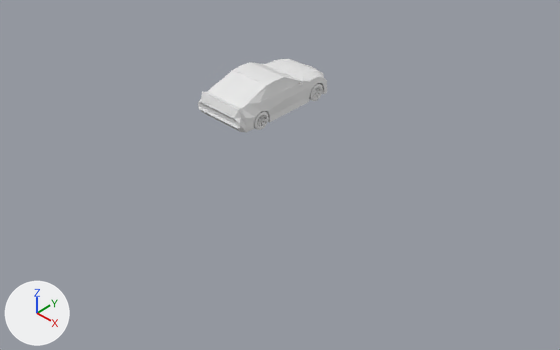
What one commit did to the Blender file Blender/BlendFiles/Car.blend.
Camera for both pictures: a 50 mm lens placed at (16.22, -16.23, 11.53), pointed at (2.44, -1.86, -1.92). The axes (+X, +Y, +Z) are drawn at lower left. The lights are the same throughout.

Before the edit, the objects in view are built like this:
```python
me_cube = bpy.data.meshes.new('Cube')
me_cube.from_pydata(...)  # 793 vertices, 758 faces; spans x 0.0..2.72, y -8.2..2.47, z -1.26..1.97
me_cube.materials.append(mat_material)  # white #e7e7e7
ob_cube = bpy.data.objects.new('Cube', me_cube)
ob_cube.location = (0.0, 1.21, -0.62)
ob_cube.scale = (0.413, 0.413, 0.413)
_m = ob_cube.modifiers.new('Mirror', 'MIRROR')
_m.use_clip = True
```
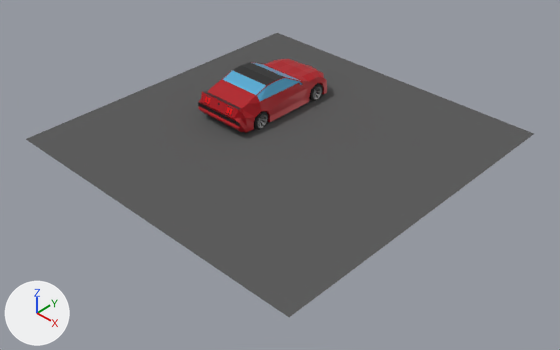
Changed parts and their boxes (x1, y1, x2, y2) in the pictures (560 x 350 px; the box of a moved part takes in the faces that stretch with it):
'Plane', added
    after: (26, 33, 534, 317)
part 1 of me_cube, moved or reshaped
    both: (198, 59, 327, 133)
part 2 of me_cube, added
    after: (309, 83, 323, 101)
part 3 of me_cube, added
    after: (254, 111, 269, 130)
part 4 of me_cube, deleted
    before: (309, 83, 323, 101)
part 5 of me_cube, deleted
    before: (254, 111, 269, 130)

What changed in the scene script:
```text
Add mat_windows:
    mat_windows = bpy.data.materials.new('Windows')
    # nodes: BsdfPrincipled, OutputMaterial, Value
    # colours: blue #62bce7
Add mat_car_color:
    mat_car_color = principled_material('Car Color')
    mat_car_color.base_color = (0.446, 0.0, 0.00712)  # red #b20014
    mat_car_color.metallic = 0.1
    mat_car_color.roughness = 0.4
Add mat_headlight:
    mat_headlight = principled_material('Headlight')
    mat_headlight.base_color = (1.0, 1.0, 1.0)  # white #ffffff
    mat_headlight.metallic = 0.3
Add mat_rims:
    mat_rims = principled_material('Rims')
    mat_rims.base_color = (0.514, 0.514, 0.514)  # grey #bebebe
    mat_rims.metallic = 0.7
    mat_rims.roughness = 0.1
Add mat_roof:
    mat_roof = principled_material('Roof')
    mat_roof.base_color = (0.0133, 0.0133, 0.0133)  # black #1e1e1e
    mat_roof.metallic = 0.1
    mat_roof.roughness = 0.4
Add mat_tire:
    mat_tire = principled_material('Tire')
    mat_tire.base_color = (0.00788, 0.00788, 0.00788)  # black #161616
    mat_tire.roughness = 0.815
Add mat_breaklight:
    mat_breaklight = principled_material('Breaklight')
    mat_breaklight.base_color = (0.937, 0.0, 0.00268)  # red #f80009
    mat_breaklight.metallic = 0.3
Add mat_material_001:
    mat_material_001 = diffuse_material('Material.001')
    mat_material_001.base_color = (0.112, 0.112, 0.112)  # dark grey #5e5e5e
Change me_cube:
    used by ob_cube; location = (0.0, 1.21, -0.62); scale = (0.413, 0.413, 0.413)
    remove me_cube.from_pydata(...)  # 793 vertices, 758 faces; spans x 0.0..2.72, y -8.2..2.47, z -1.26..1.97
    remove me_cube.materials.append(mat_material)  # white #e7e7e7
    add me_cube.from_pydata(...)  # 803 vertices, 760 faces, 1 loose edge; spans x 0.0..1.12, y -3.39..1.02, z -0.52..0.81
    me_cube part 1: the loose piece of 265 vertices spanning x 0.0..2.47, y -8.2..2.47, z -1.0..1.97 is scaled about the mesh origin by 0.413
    me_cube part 2: a new loose piece of 252 vertices spanning x 0.69..1.04, y -0.11..0.5, z -0.52..0.1
    me_cube part 3: a new loose piece of 252 vertices spanning x 0.69..1.04, y -2.74..-2.12, z -0.52..0.1
    me_cube part 4: the loose piece of 256 vertices spanning x 1.68..2.51, y -0.28..1.22, z -1.26..0.24 is deleted
    me_cube part 5: the loose piece of 256 vertices spanning x 1.68..2.51, y -6.63..-5.14, z -1.26..0.24 is deleted
    add me_cube.materials.append(mat_car_color)  # red #b20014
    add me_cube.materials.append(mat_tire)  # black #161616
    add me_cube.materials.append(mat_roof)  # black #1e1e1e
    add me_cube.materials.append(mat_rims)  # grey #bebebe
    add me_cube.materials.append(mat_windows)
    add me_cube.materials.append(mat_headlight)  # white #ffffff
    add me_cube.materials.append(mat_breaklight)  # red #f80009
Add me_plane:
    me_plane.from_pydata([(-1.0, -1.0, 0.0), (1.0, -1.0, 0.0), (-1.0, 1.0, 0.0), (1.0, 1.0, 0.0)], [], [(0, 1, 3, 2)])
    me_plane.materials.append(mat_material_001)  # dark grey #5e5e5e
Change ob_cube:
    ob_cube.scale: (0.413, 0.413, 0.413) -> (1.0, 1.0, 1.0)
Add ob_plane:
    ob_plane = bpy.data.objects.new('Plane', me_plane)
    ob_plane.location = (1.79, -1.13, -1.12)
    ob_plane.scale = (-5.65, -5.65, -5.65)
```
